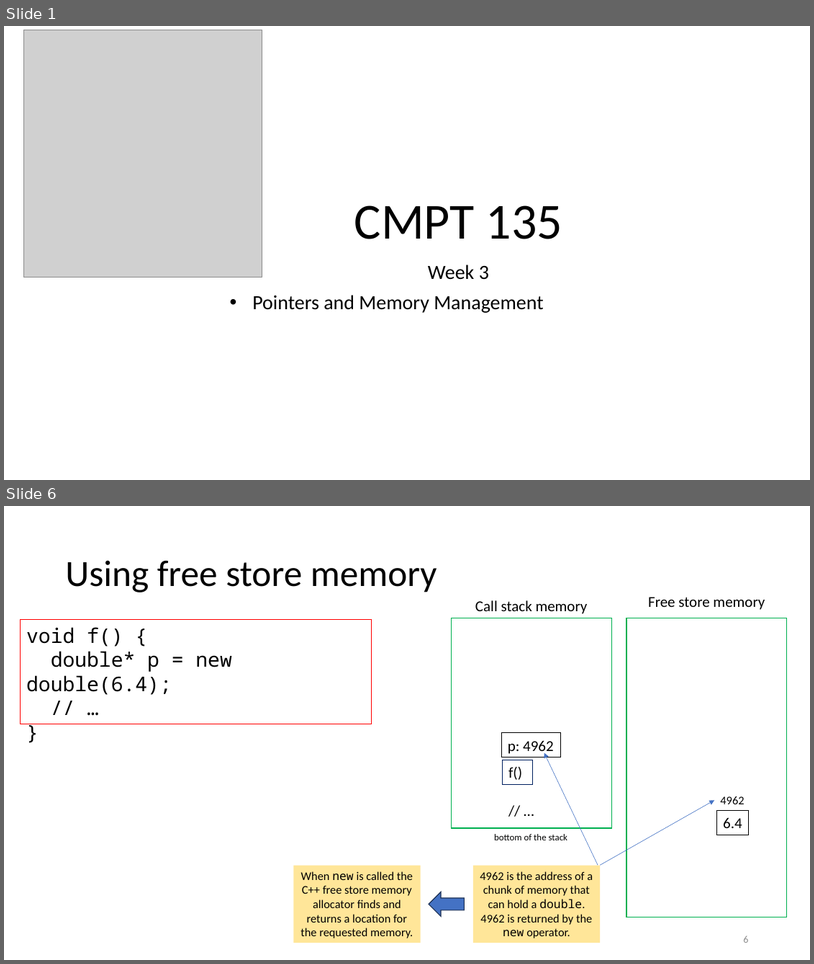
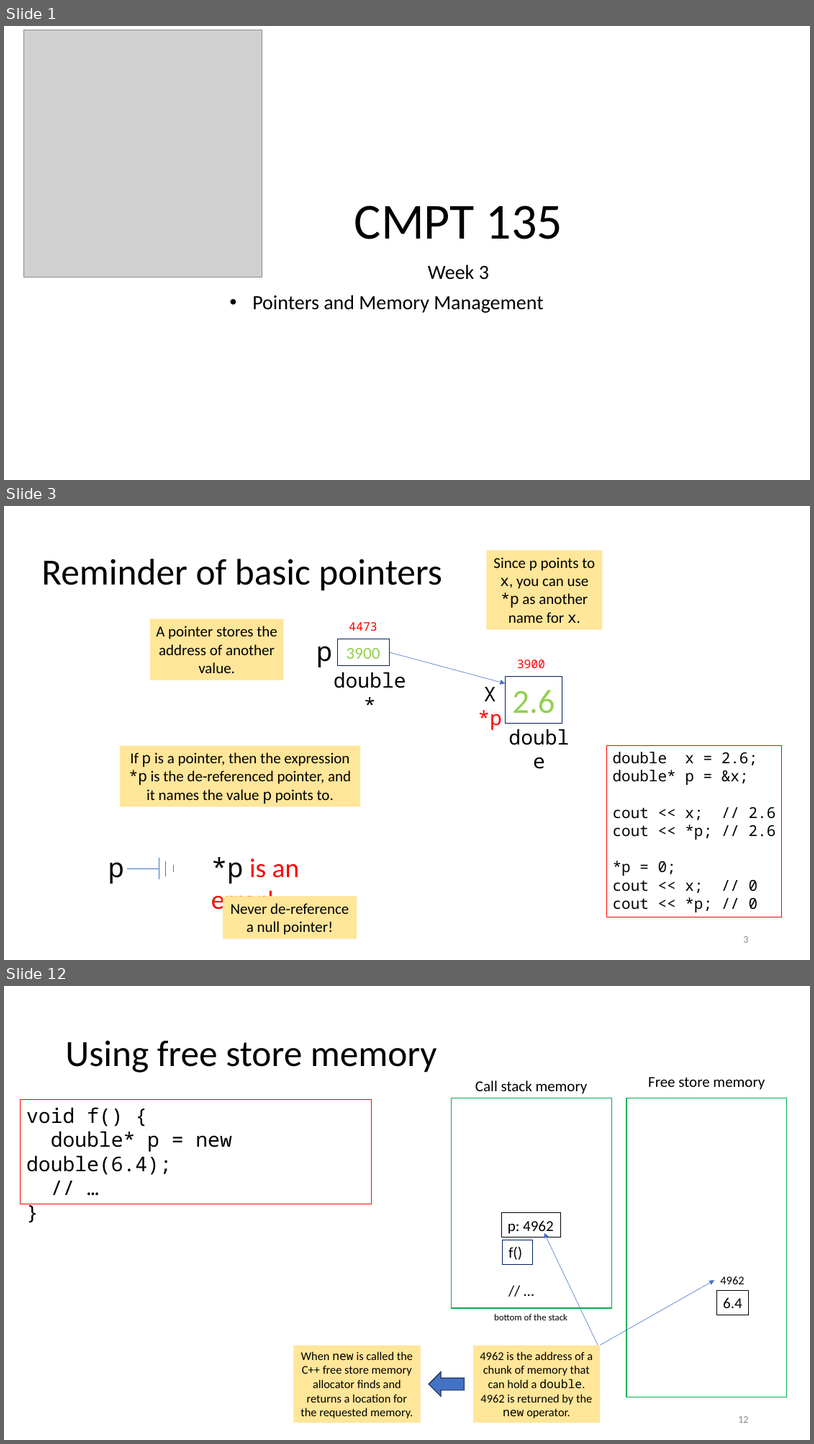
Before and after one commit to tjd1234/cmpt135spring2024, a slide deck: sample_code/week3/week3_cmpt135.pptx. Shown one above the other, each under a label of ours: slides 1 and 6 before the commit, slides 1, 3 and 12 after it; the slides between them are not shown. The pictures are 814x964 and 814x1444 pixels, drawn with LibreOffice and Linux fonts; fonts in the diff are those of the drawing; grey boxes stand for pictures. Boxes give left, top, right and bottom in pixels: in the first picture for what was removed or moved away, otherwise in the second. Text is boxed around its words. In the diff, an @@ line names an element or a change of style, - is before the commit and + after.

```diff
--- a/sample_code/week3/week3_cmpt135.pptx
+++ b/sample_code/week3/week3_cmpt135.pptx
@@ slide 3 added at (4,506,810,960), background #FFFFFF @@
@@ title added at (41,559,442,591), 44 pt, text #000000 @@
+Reminder of basic pointers
@@ rectangle added at (486,550,603,629), fill #FFE699, 18 pt, text #000000 @@
+Since p points to x, you can use *p as another name for x.
@@ rectangle added at (150,619,284,680), fill #FFE699, 18 pt, text #000000 @@
+A pointer stores the address of another value.
@@ text added at (349,622,377,631), 14 pt, text #FF0000 @@
+4473
@@ text added at (316,646,332,667), 32 pt, text #000000 @@
+p
@@ rectangle added at (337,639,389,666), outline #002060 0.75 pt, 20 pt, text #92D050 @@
+3900
@@ arrow added from (389, 652) to (506, 683), #4472C4 0.5 pt @@
@@ text added at (334,672,406,688), 24 pt, text #000000 @@
+double*
@@ rectangle added at (506,677,563,723), outline #002060 0.75 pt, 40 pt, text #92D050 @@
+2.6
@@ text added at (517,659,545,668), 14 pt, text #FF0000 @@
+3900
@@ text added at (478,687,502,730), 24 pt, text #FF0000 @@
+X
+*p
@@ text added at (498,721,581,752), 24 pt, text #000000 @@
+double
@@ rectangle added at (119,746,360,807), fill #FFE699, 18 pt, text #000000 @@
+If p is a pointer, then the expression *p is the de-referenced pointer, and it names the value p points to.
@@ rectangle added at (607,746,782,917), outline #FF0000 0.75 pt, 18 pt, text #000000 @@
+double x = 2.6;
+double* p = &x;
+cout << x; // 2.6
+cout << *p; // 2.6
+*p = 0;
+cout << x; // 0
+cout << *p; // 0
@@ group added at (108,858,173,883): 4 lines, 1 text @@
+p
@@ text added at (211,857,299,916), 32 pt, text #FF0000 @@
+*p is an error!
@@ rectangle added at (223,896,357,939), fill #FFE699, 18 pt, text #000000 @@
+Never de-reference a null pointer!
@@ page number added at (743,936,748,942), 12 pt, text #8C8C8C @@
+3
@@ what was slide 6 is now slide 12 @@
@@ page number at (738,1416,748,1422): text changed @@
-6
+12
```
Also in this commit, not shown: 9 slides changed, 5 other slides added, 3 other files.
